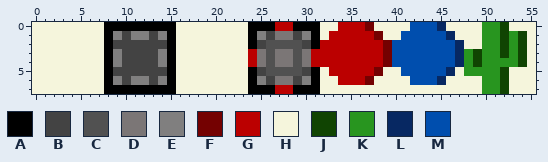
Two versions of one pixel-art sprite, ressources/Textures/SolarFoxMap.png. The picture above was drawn from the file before the commit.
The file is 56x8 pixels.
Palette (. is transparent): A #000000  B #434343  C #515151  D #7b7676  E #807f7f  F #740101  G #bb0000  H #f5f5dc  J #104402  K #28951f  L #072862  M #004eae
New version:
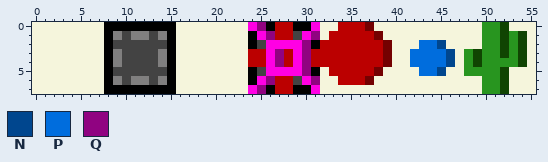
Colours new in this view: N #00468e  P #006ddd  Q #900381
What changed:
colour C: #515151 -> #ff00e4
y 0: x 24..25 AA -> CQ; x 31 A -> C; x 42..45 MMML -> HHHH
y 1: x 25..28 EBDD -> CQGG; x 30..31 EA -> CQ; x 41..46 MMMMML -> HHHHHH
y 2: x 30 B -> Q; x 40..47 MMMMMMML -> HHHPPNHH
y 3..4: x 25 D -> G; x 27..28 DD -> QG; x 30 D -> Q; x 40..47 MMMMMMML -> HHPPPPNH
y 5: x 30 B -> Q; x 41..46 MMMMML -> HHPPNH
y 6: x 25..28 EBDD -> CQGG; x 30..31 EA -> CQ; x 42..45 MMML -> HHHH
y 7: x 24..25 AA -> CQ; x 31 A -> C
Changed places in both pictures, as pixel boxes (x1, y1, x2, y2):
changed: (248, 22, 320, 94)
changed: (392, 22, 464, 85)
